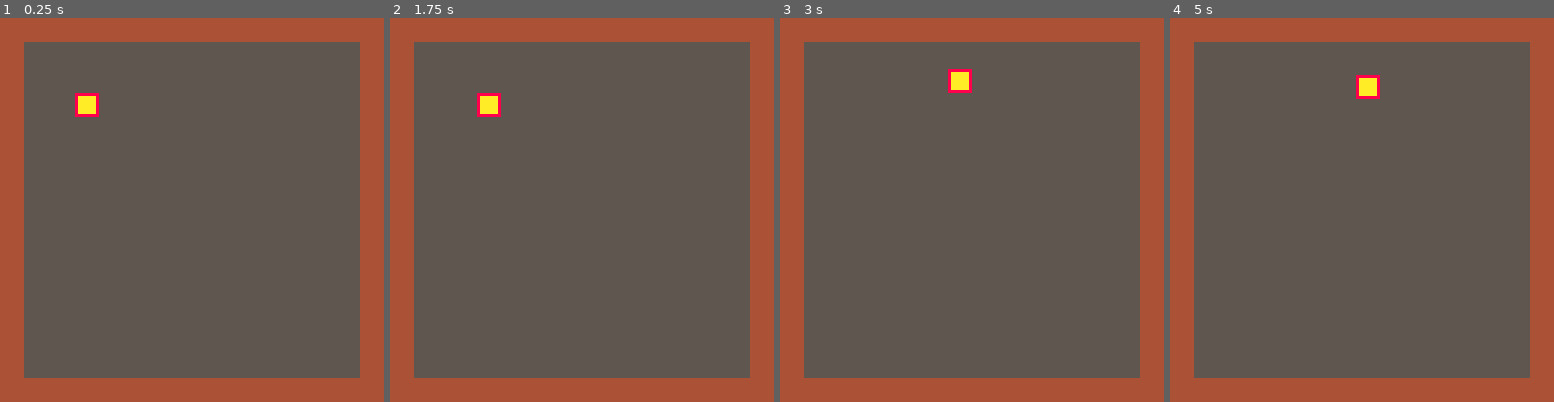
Above: before the commit, frames 1-4 (left to right).
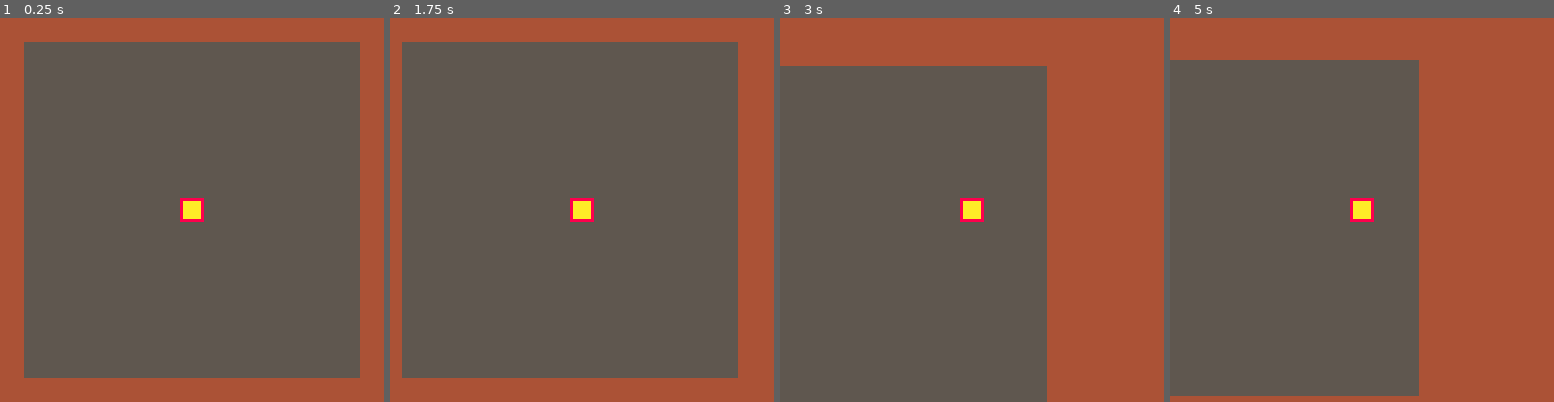
Above: after the commit, the same moments.

Repository: escargames/Cat-Lady-Simulator
Game: PICO-8 cartridge catlady.p8
The game is run twice, just before and just after one commit, with the same random seed, the same clock (stepped at 60 frames per second) and the same inputs.
Inputs:
- Up to frame 1 (0.25 s): no input
- Up to frame 2 (1.75 s): hold Right from 1.6 s (still down)
- Up to frame 3 (3 s): release Right at 2.1 s; hold Up 2.15-2.42 s; hold Right from 2.47 s (still down)
- Up to frame 4 (5 s): release Right at 3.03 s; hold Left 3.08-3.58 s; hold Down 3.63-3.97 s; hold Right 4.02-4.68 s; hold Up from 4.73 s (still down)

The runs differ from the first frame. In frame 1, 0.8% of the frame differs, in the area x 19-54%, y 19-54%; in frame 2, 6.2%; in frame 3, 35%; in frame 4, 37%, in the area x 0-94%, y 6-99%.

Commit message:
camera + player drawing

Diff:
--- a/catlady.p8
+++ b/catlady.p8
@@ -16,7 +16,7 @@
 
 function _init()
     state = "play"
-    player = {x = 25, y = 25}
+    player = {x = 64, y = 64}
 end
 
 function _update()
@@ -30,10 +30,7 @@
 end
 
 function _draw()
-    --config[state].draw()
-
-    map(0,0,0,0,16,16)
-    spr(3,player.x, player.y)
+    config[state].draw()
 end
 
 --
@@ -58,6 +55,20 @@
     elseif btn(3) then
         player.y += 1
     end
+end
+
+--
+-- drawing
+--
+
+function draw_play()
+    spr(3, player.x - 4, player.y - 4)
+end
+
+config.play.draw = function ()
+    camera(player.x - 64, player.y - 64)
+    map(0,0,0,0,16,16)
+    draw_play()
 end
 
 __gfx__
